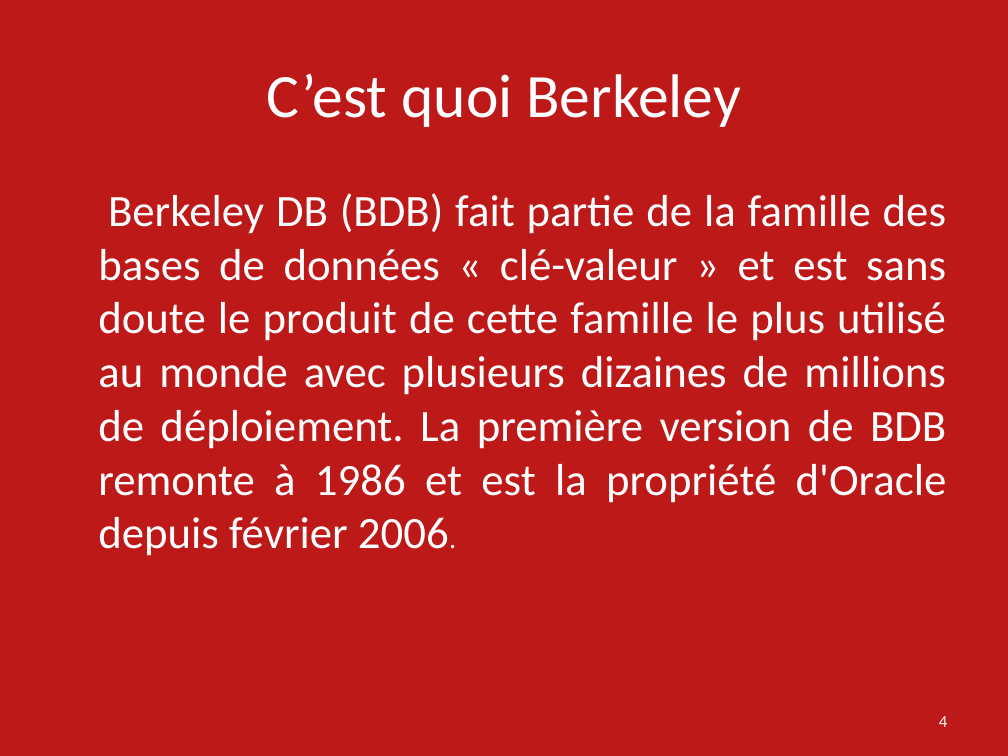
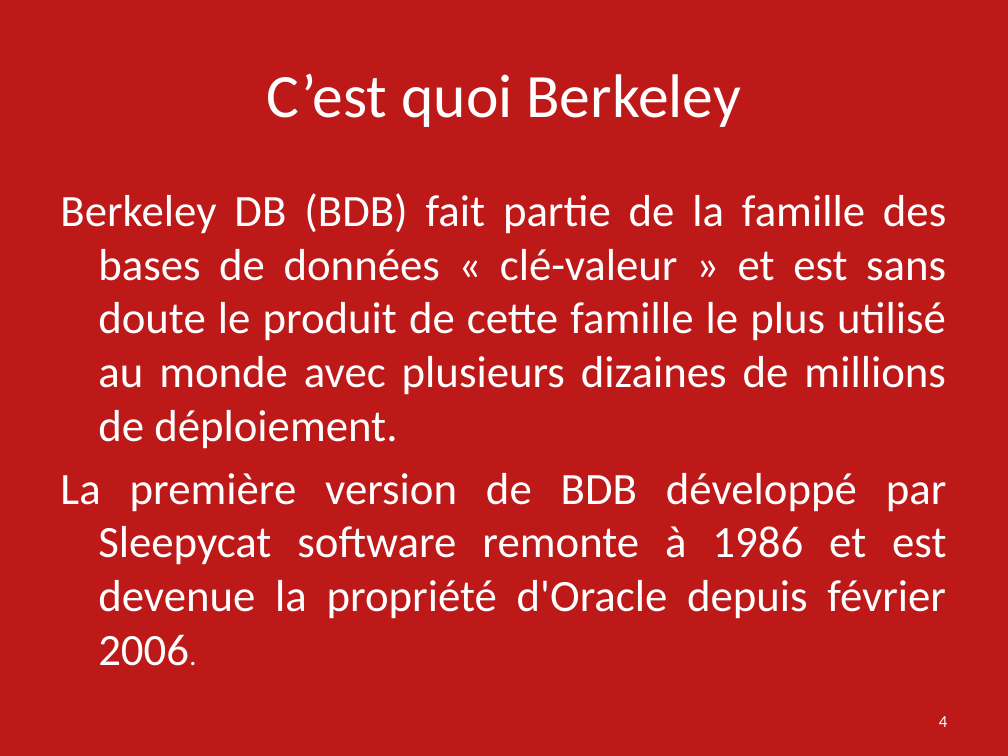
Before and after one commit to ebouhanna/SMB214-2016-Oracle-Berkeley-DB-JE, a slide deck: slide 4 of Presentation Oracle Berkeley DB SMB214.pptx. Drawn at 1008x756 pixels with LibreOffice and Linux fonts; fonts in the diff are those of the drawing. Boxes give left, top, right and bottom in pixels: in the first picture for what was removed or moved away, otherwise in the second. Text is boxed around its words. In the diff, an @@ line names an element or a change of style, - is before the commit and + after.

```diff
--- a/Presentation Oracle Berkeley DB SMB214.pptx
+++ b/Presentation Oracle Berkeley DB SMB214.pptx
@@ text at [60,193,947,666]: text changed @@
-Berkeley DB (BDB) fait partie de la famille des bases de données « clé-valeur » et est sans doute le produit de cette famille le plus utilisé au monde avec plusieurs dizaines de millions de déploiement. La première version de BDB remonte à 1986 et est la propriété d'Oracle depuis février 2006.
+Berkeley DB (BDB) fait partie de la famille des bases de données « clé-valeur » et est sans doute le produit de cette famille le plus utilisé au monde avec plusieurs dizaines de millions de déploiement.
+La première version de BDB développé par Sleepycat software remonte à 1986 et est devenue la propriété d'Oracle depuis février 2006.
```
Also in this commit, not shown: 6 other slides changed, 4 slides added, 1 other file.
